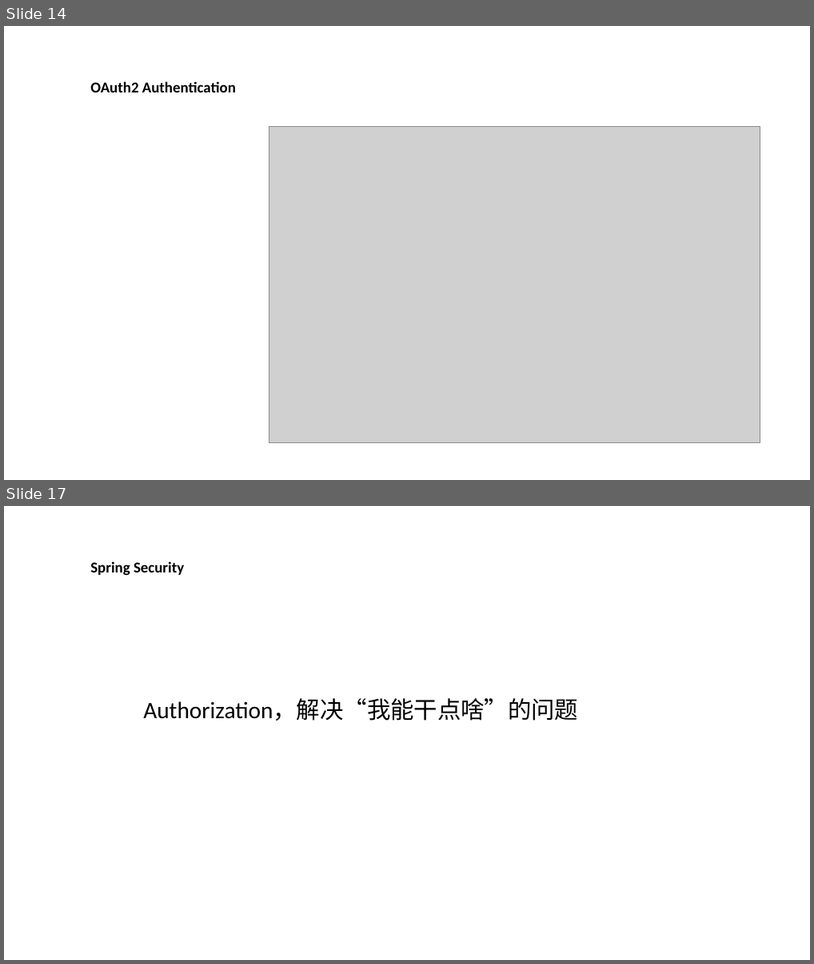
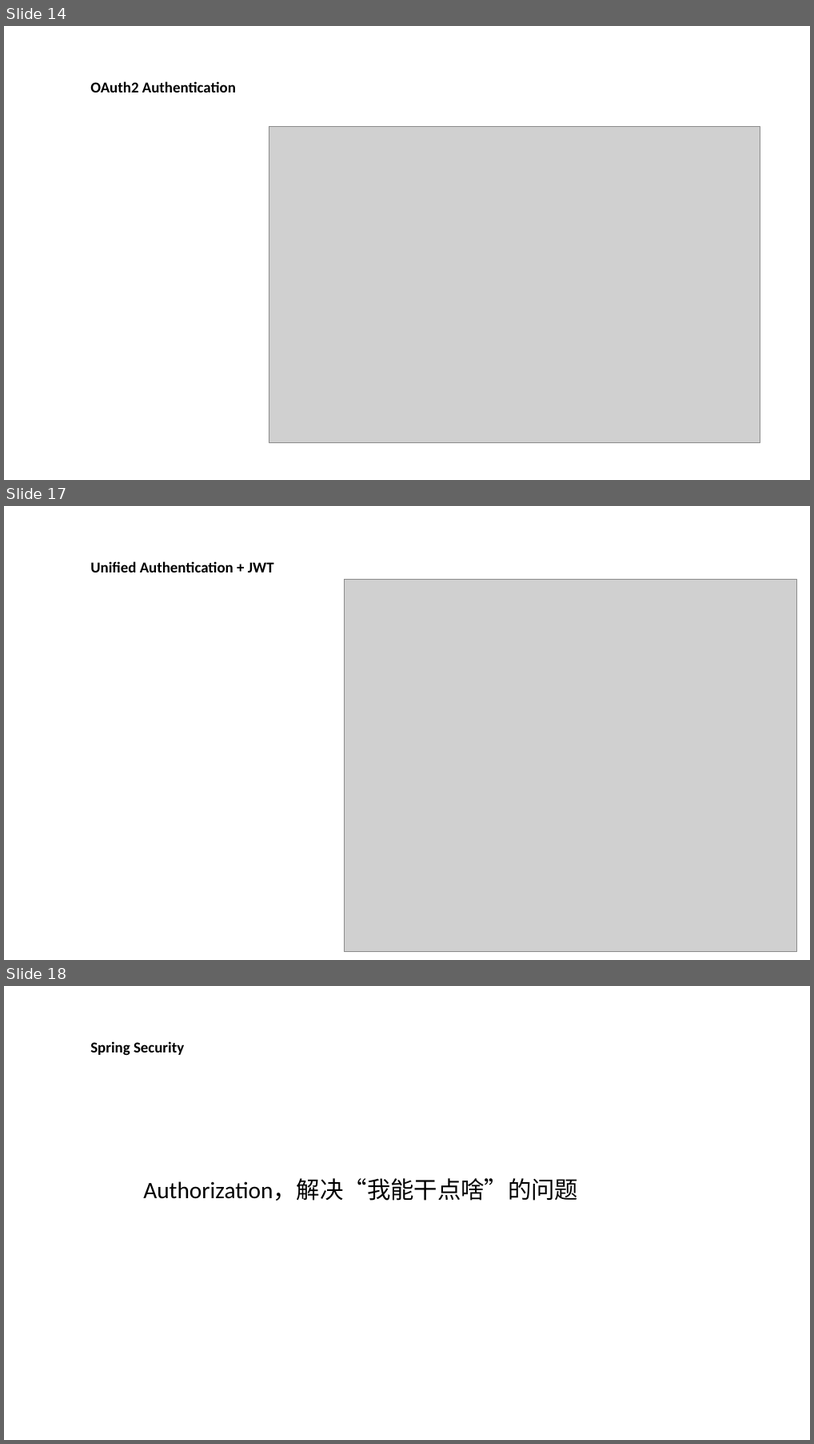
Before and after one commit to plumnx/DIALY, a slide deck: 2020-7-13-----Spring Security Report/Spring Security.pptx. Shown one above the other, each under a label of ours: slides 14 and 17 before the commit, slides 14, 17 and 18 after it; the slides between them are not shown. The pictures are 814x964 and 814x1444 pixels, drawn with LibreOffice and Linux fonts; fonts in the diff are those of the drawing; grey boxes stand for pictures. Boxes give left, top, right and bottom in pixels: in the first picture for what was removed or moved away, otherwise in the second. Text is boxed around its words. In the diff, an @@ line names an element or a change of style, - is before the commit and + after.

```diff
--- a/2020-7-13-----Spring Security Report/Spring Security.pptx
+++ b/2020-7-13-----Spring Security Report/Spring Security.pptx
@@ slide 17 added at (4,506,810,960), background #FFFFFF @@
@@ text added at (90,561,274,572), 18 pt, text #000000, bold @@
+Unified Authentication + JWT
@@ picture added at (344,579,797,951) @@
@@ what was slide 17 is now slide 18 @@
```
Also in this commit, not shown: 2 slides changed, 1 other slide added, 5 other files.
